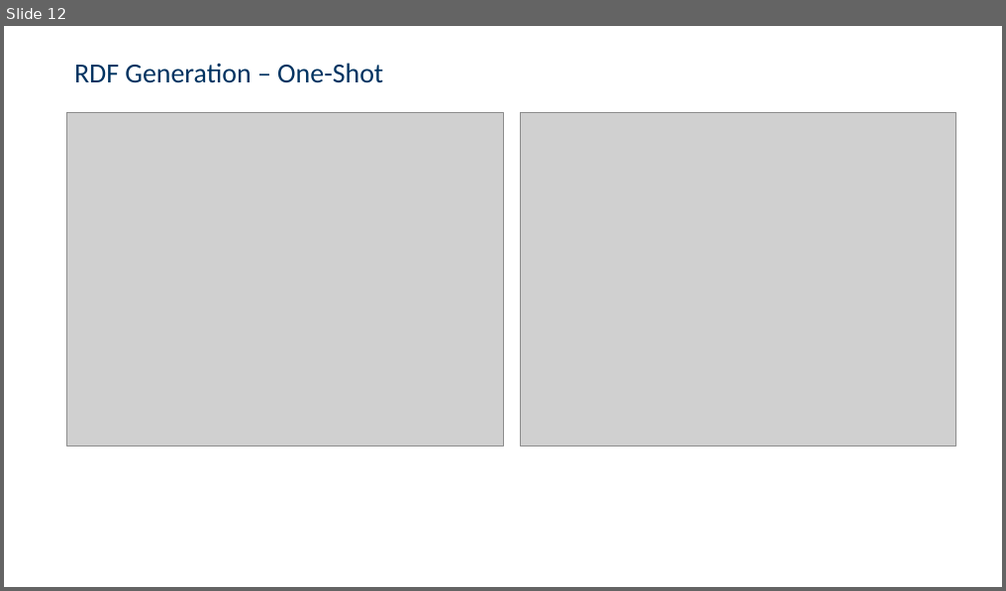
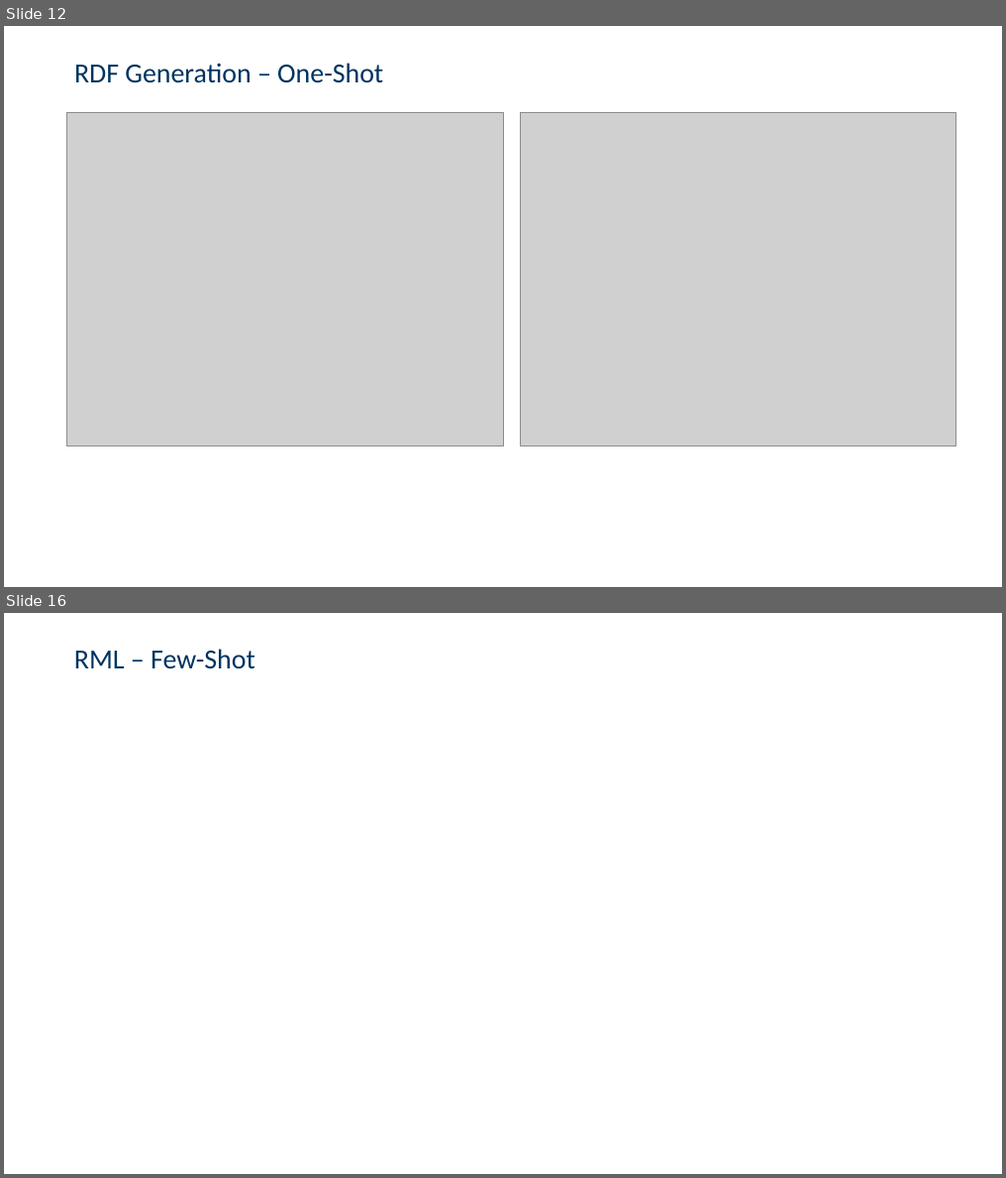
Before and after one commit to csaw5866/smartData, a slide deck: Presentation/final.pptx. Shown one above the other, each under a label of ours: slide 12 before the commit, slides 12 and 16 after it; the slides between them are not shown. The pictures are 1006x591 and 1006x1178 pixels, drawn with LibreOffice and Linux fonts; fonts in the diff are those of the drawing; grey boxes stand for pictures; background and template pictures are left out. Boxes give left, top, right and bottom in pixels: in the first picture for what was removed or moved away, otherwise in the second. Text is boxed around its words. In the diff, an @@ line names an element or a change of style, - is before the commit and + after.

```diff
--- a/Presentation/final.pptx
+++ b/Presentation/final.pptx
@@ slide 16 added at (4, 613, 1002, 1174), background picture (left out) @@
@@ title added at (74, 649, 255, 669), 26.7 pt, text #003361 @@
+RML – Few-Shot
```
Also in this commit, not shown: 3 other slides added.
